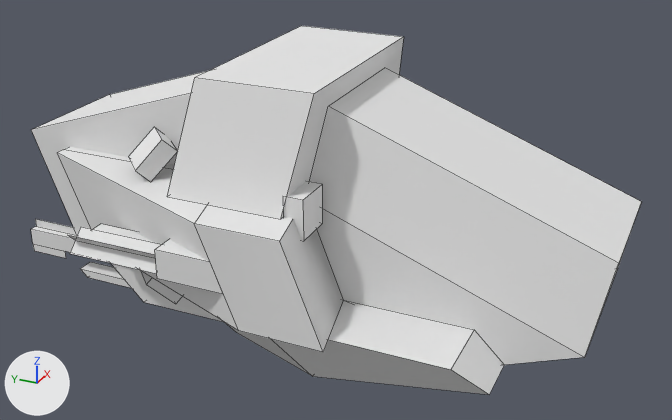
One commit to the OBJ model src/main/resources/assets/galacticraftasteroids/models/astroMiner.obj: the scene before it, then after it.
Before and after are seen from a 50 mm camera at (-80.7, -38.4, 40.3) aimed at (1.7, -1.4, -0.9). The lights are fixed; the arrows at lower left show +X, +Y and +Z. Mesh edges are drawn as thin lines. Where no turn or scale is listed for an object, it has been applied to the vertices. Vertices at the same position are counted once.

The scene before the commit, as lines of its bpy script (objects in view):
```python
me_astrominer = bpy.data.meshes.new('astroMiner')
me_astrominer.from_pydata(...)  # 241 vertices, 172 faces; spans x -18.0..18.0, y -31.5..39.0, z -15.0..16.0
me_astrominer.materials.append(mat_05___default)  # white #e7e7e7
ob_astrominer = bpy.data.objects.new('astroMiner', me_astrominer)
ob_astrominer.location = (0.0, 0.0, 0.0)
```
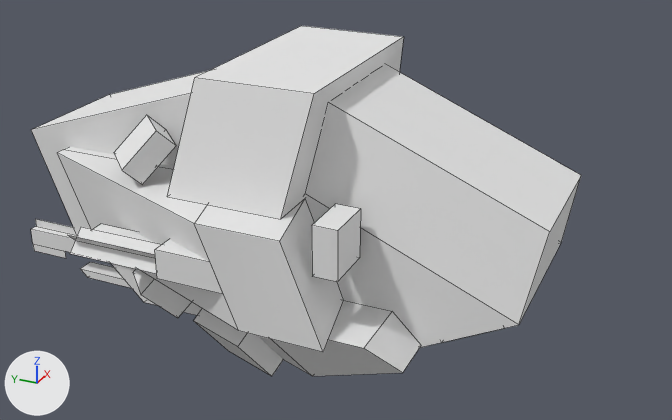
The newer file is also turned or shifted as a whole; pictures and numbers use the older file's frame.

Boxes [x1, y1, x2, y2] around the edits, measured in the pictures (672 x 420 px; the box of a moved part takes in the faces that stretch with it):
'astroMiner', reshaped (10% narrower)
    before: [31, 26, 641, 395]
    after: [31, 26, 581, 376]
part 1 of me_astrominer, moved or reshaped (not visible afterwards)
    before: [141, 271, 182, 304]
part 2 of me_astrominer, moved or reshaped (not visible afterwards)
    before: [128, 127, 178, 181]
part 3 of me_astrominer, moved or reshaped (not visible afterwards)
    before: [283, 181, 322, 241]
part 4 of me_astrominer, built on
    before: [271, 68, 641, 395]
    after: [114, 65, 581, 376]

The change in detail:
Material 'Material__2' (mat_material__2) is new.
Its base color is (0.8, 0.8, 0.8) (white #e7e7e7).
Its roughness is 1.0.
me_astrominer is used by ob_astrominer; location (0.0, 0.0, 0.0).
me_astrominer had 241 vertices, 172 faces and spanned x -18.0..18.0, y -31.5..39.0, z -15.0..16.0.
me_astrominer now has 317 vertices, 215 faces and spans x -18.0..18.0, y -25.5..39.0, z -15.3..16.0.
me_astrominer part 1: the loose piece of 8 vertices spanning x -12.4..-6.6, y 10.6..16.4, z -9.1..-4.9 is moved by (0.0, 0.0, -0.7).
me_astrominer part 2: the loose piece of 8 vertices spanning x -12.4..-6.6, y 10.6..16.4, z 4.9..9.1 is turned 90 degrees about the z axis through its middle, then moved by (19.0, 0.0, -14.7).
me_astrominer part 3: the loose piece of 8 vertices spanning x -13.5..-9.5, y -5.0..-3.0, z 3.0..7.0 is moved by (-1.0, -3.5, -2.0).
Part 4, on me_astrominer:
16 vertices are removed from x -9.0..9.0, y -31.5..-0.5, z -14.0..13.6.
21 faces are deleted.
6 vertices in x -16.0..16.0, y -23.0..-20.0, z -8.0..-5.0 move by (0.0, 8.0, 0.0).
99 vertices are added at x -15.0..14.3, y -25.5..17.2, z -15.3..14.0.
9 new vertices lie (5.0, 0.0, 0.0) away from vertices in x -15.0..10.0, y -23.0..-6.5, z -8.0..5.5.
31 new faces join them, mat_05___default (white #e7e7e7).
45 new faces join them, mat_material__2 (white #e7e7e7).
me_astrominer now uses material mat_material__2 (white #e7e7e7).
